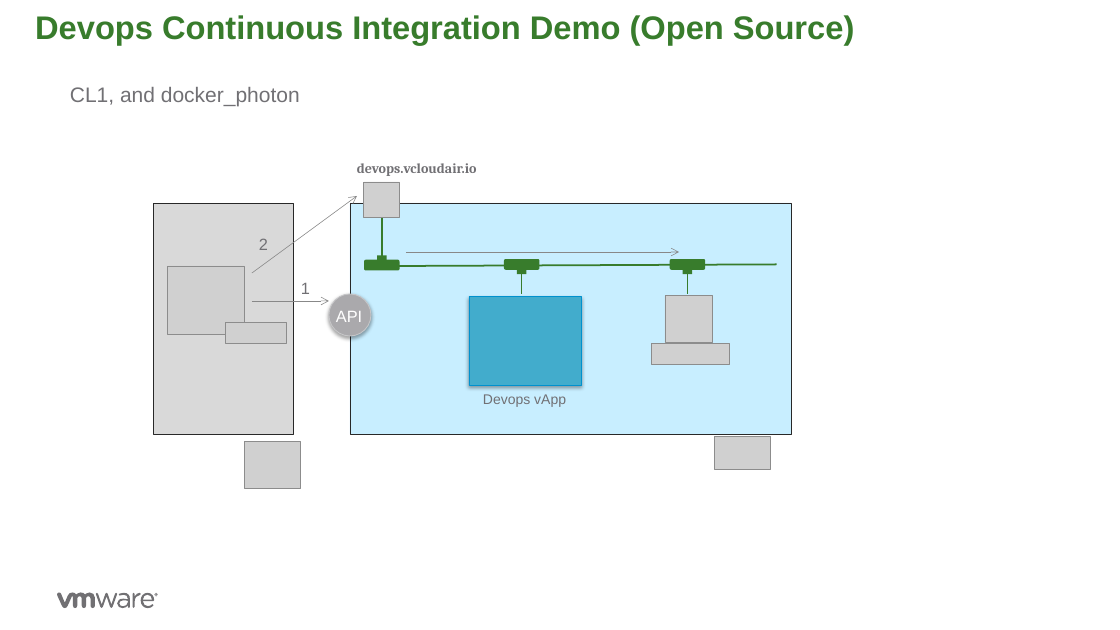
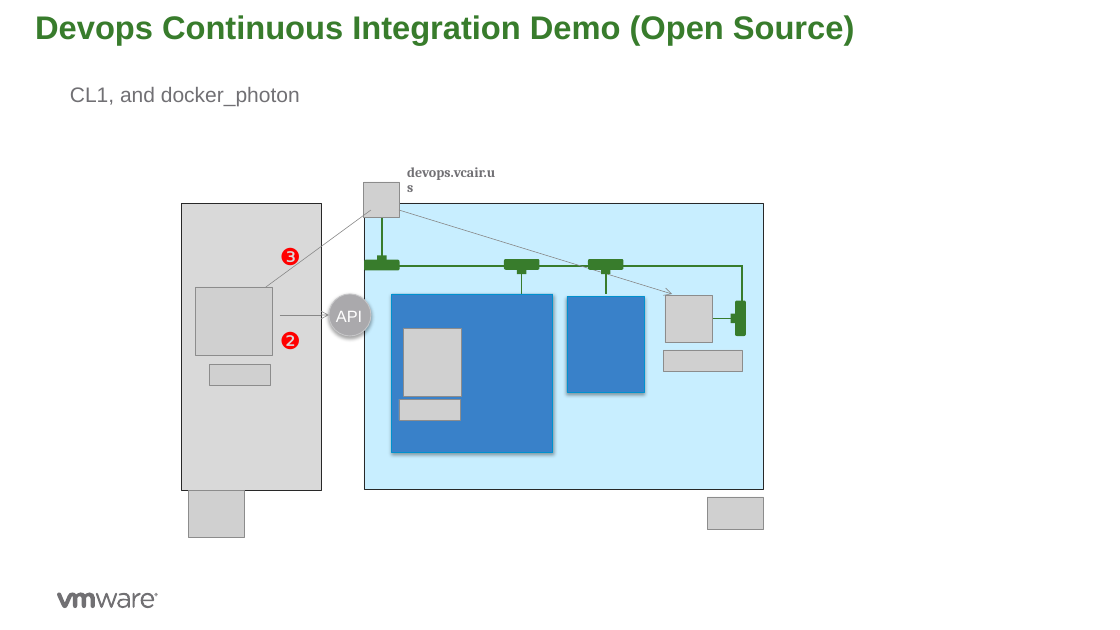
Before and after one commit to rdbwebster/vcadevops, a slide deck: slide 16 of DevopsDemo.pptx (slide 15 before the commit). Drawn at 1120x630 pixels with LibreOffice and Linux fonts; fonts in the diff are those of the drawing; grey boxes stand for pictures; background and template pictures are left out. Boxes give left, top, right and bottom in pixels: in the first picture for what was removed or moved away, otherwise in the second. Text is boxed around its words. In the diff, an @@ line names an element or a change of style, - is before the commit and + after.

```diff
--- a/DevopsDemo.pptx
+++ b/DevopsDemo.pptx
@@ text at (407, 167, 495, 180): text changed @@
-devops.vcloudair.io
+devops.vcair.us
@@ rectangle: place and size @@
-rectangle at (154, 203, 293, 434)
+rectangle at (181, 203, 322, 491)
@@ rectangle: place and size @@
-rectangle at (350, 203, 791, 434)
+rectangle at (364, 203, 763, 491)
@@ text removed at (259, 239, 268, 250) @@
-2
@@ arrow moved from (252, 273) - (357, 196) to (266, 287) - (371, 210) @@
@@ arrow (266, 287) - (371, 210): arrow to line @@
@@ arrow moved from (406, 252) - (679, 252) to (399, 210) - (672, 294) @@
@@ text added at (280, 248, 301, 270), 20 pt, text #FF0000 @@
+❸
@@ line moved from (776, 265) - (399, 266) to (742, 266) - (399, 266) @@
@@ 1 line, 1 rounded rectangle, 1 rectangle: place and size @@
-1 line, 1 rounded rectangle, 1 rectangle at (670, 259, 705, 294)
+1 line, 1 rounded rectangle, 1 rectangle at (588, 259, 623, 294)
@@ line added from (742, 266) to (742, 322), #387C2C 1.5 pt @@
@@ picture: place and size @@
-picture at (167, 266, 245, 334)
+picture at (196, 287, 273, 355)
@@ text removed at (301, 283, 310, 294) @@
-1
@@ rectangle added at (392, 294, 553, 453), fill #3981C9, outline #0092CE 0.75 pt @@
@@ rectangle: place and size @@
-rectangle at (469, 297, 581, 386)
+rectangle at (567, 297, 644, 392)
@@ rectangle at (567, 297, 644, 392): fill #42ACCC to #3981C9 @@
@@ arrow moved from (252, 301) - (329, 301) to (280, 315) - (329, 315) @@
@@ picture added at (403, 329, 461, 397) @@
@@ line added from (731, 318) to (702, 318), #387C2C 1.5 pt @@
@@ rectangle added at (730, 314, 738, 323), fill #387C2C @@
@@ rounded rectangle added at (735, 300, 746, 336), fill #387C2C @@
@@ text added at (280, 331, 301, 349), 20 pt, text #FF0000 @@
+❷
@@ picture: place and size @@
-picture at (651, 343, 730, 364)
+picture at (663, 350, 742, 371)
@@ picture: place and size @@
-picture at (226, 322, 287, 343)
+picture at (210, 364, 271, 385)
@@ picture added at (399, 399, 460, 420) @@
@@ text removed at (483, 394, 566, 407) @@
-Devops vApp
@@ picture: place and size @@
-picture at (245, 441, 300, 489)
+picture at (189, 490, 245, 538)
@@ picture: place and size @@
-picture at (714, 436, 770, 469)
+picture at (707, 497, 763, 530)
```
Also in this commit, not shown: 3 other slides changed, 2 slides added, 1 slide removed, 4 other files.
